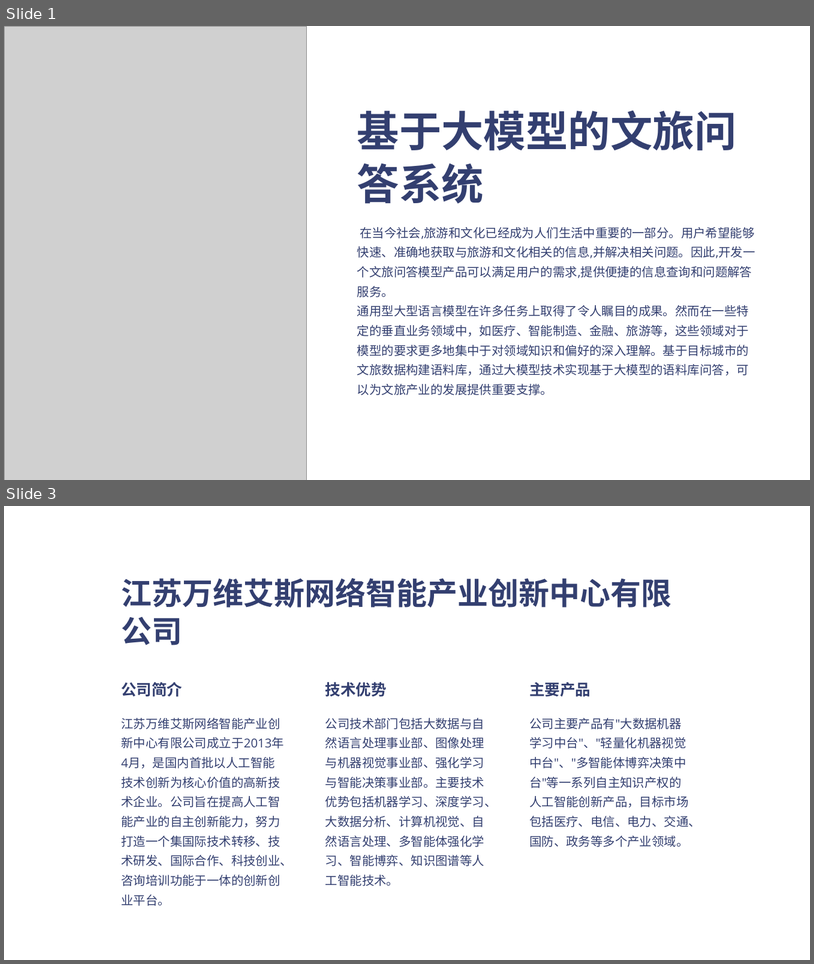
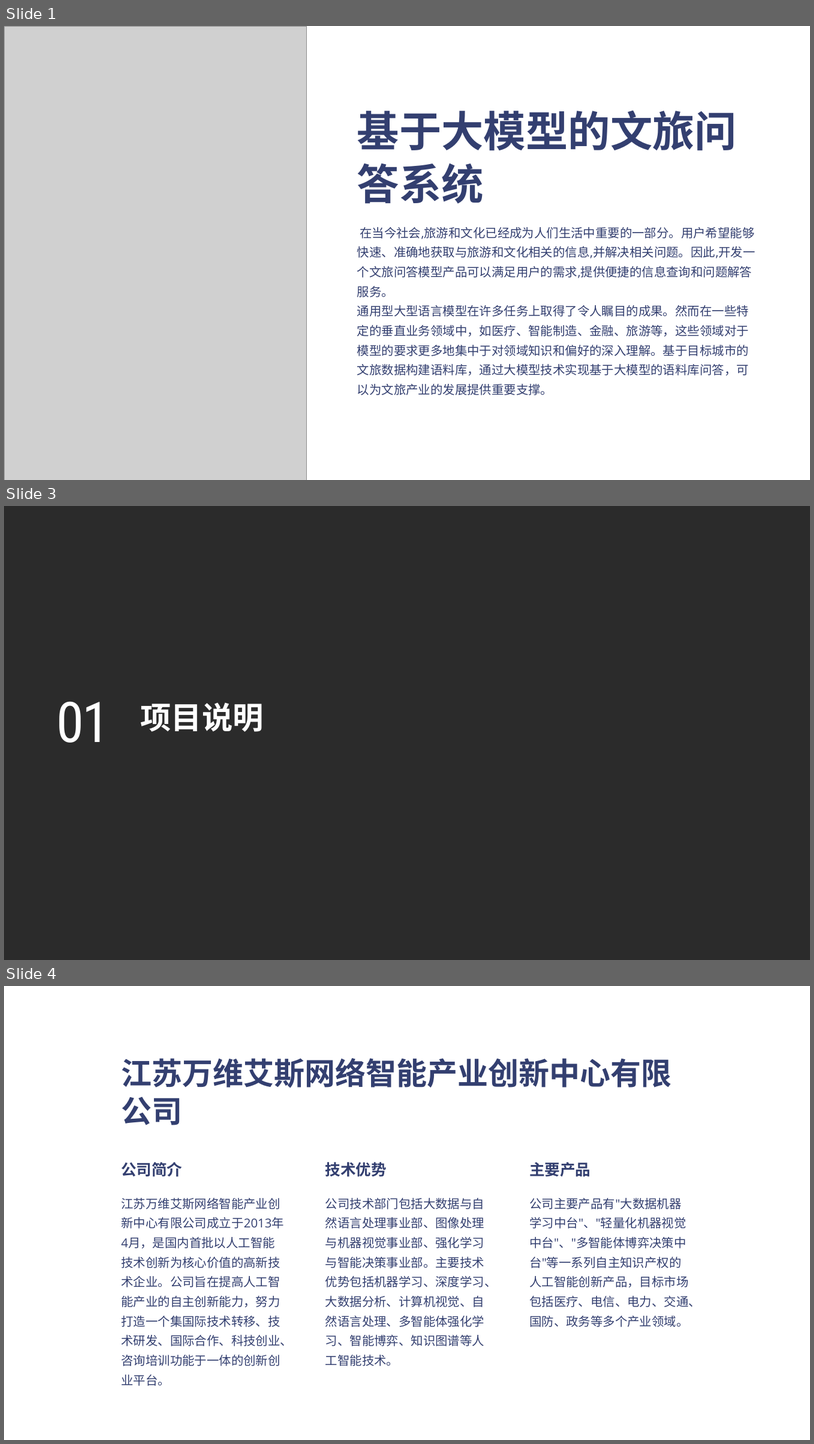
Before and after one commit to darkshuige/codecode, a slide deck: 服务外包/laceblqg2ssyau3.pptx. Shown one above the other, each under a label of ours: slides 1 and 3 before the commit, slides 1, 3 and 4 after it; the slides between them are not shown. The pictures are 814x964 and 814x1444 pixels, drawn with LibreOffice and Linux fonts; fonts in the diff are those of the drawing; grey boxes stand for pictures; background and template pictures are left out; a plain dark background stands for a picture behind light text. Boxes give left, top, right and bottom in pixels: in the first picture for what was removed or moved away, otherwise in the second. Text is boxed around its words. In the diff, an @@ line names an element or a change of style, - is before the commit and + after.

```diff
--- a/服务外包/laceblqg2ssyau3.pptx
+++ b/服务外包/laceblqg2ssyau3.pptx
@@ slide 3 added at box(4, 506, 810, 960), background picture (left out) @@
@@ text added at box(57, 701, 110, 742), 80 pt, text #FFFFFF @@
+01
@@ text added at box(141, 702, 264, 732), 44 pt, text #FFFFFF, bold @@
+项目说明
@@ what was slide 3 is now slide 4 @@
```
Also in this commit, not shown: 7 other slides added, 1 slide removed, 16 other files.
